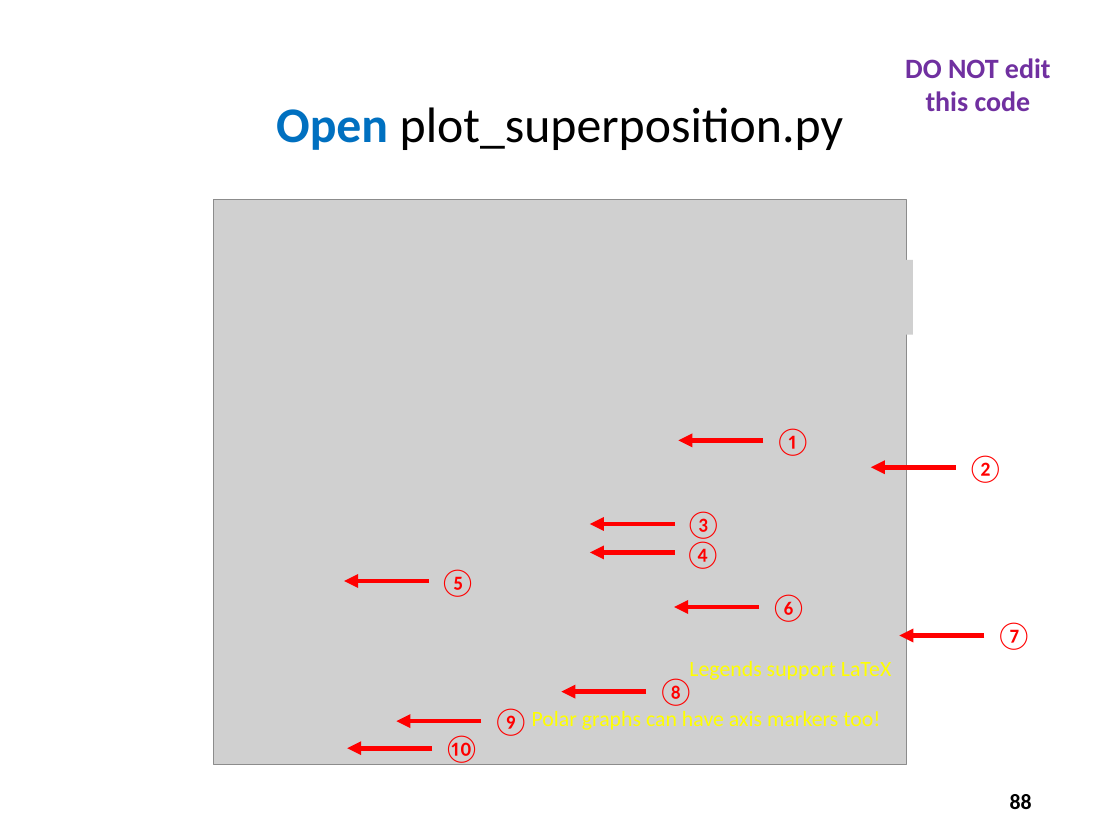
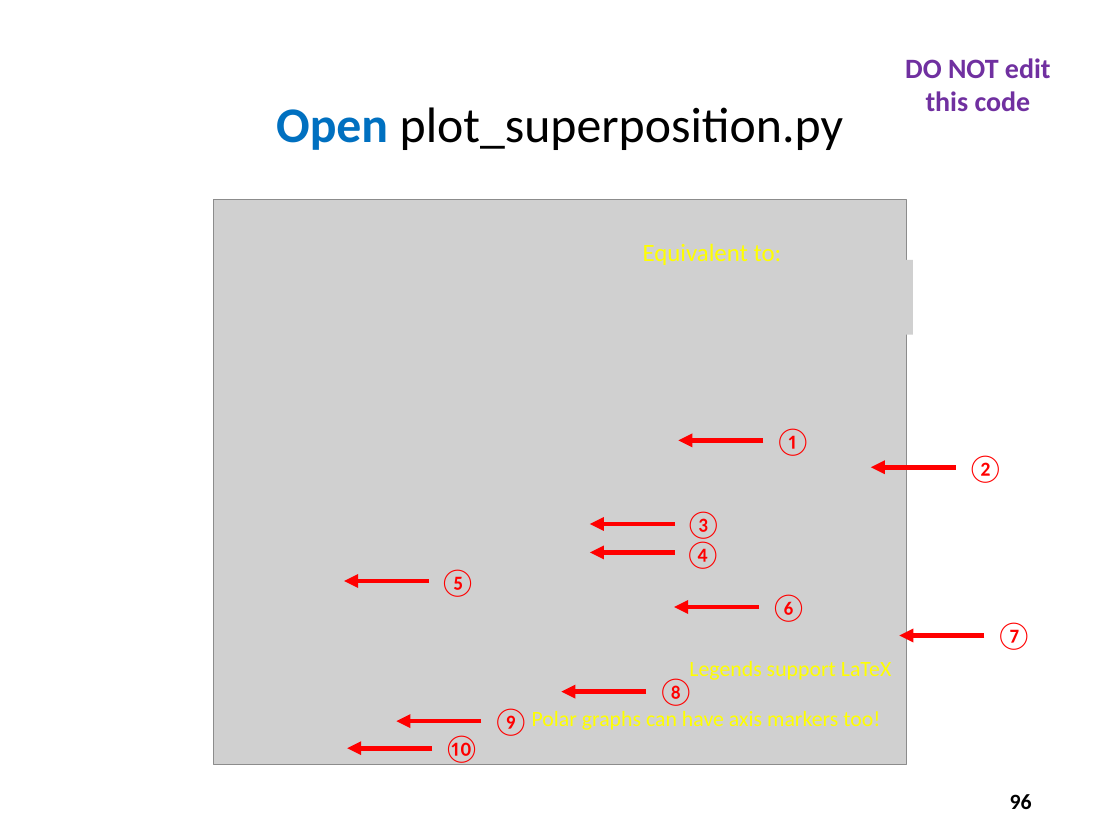
Before and after one commit to dbiersach/scicomp101, a slide deck: slide 96 of Session 07 - Trigonometry and Polar Graphs/Session 07 - Trigonometry and Polar Graphs.pptx (slide 88 before the commit). Drawn at 1120x840 pixels with LibreOffice and Linux fonts; fonts in the diff are those of the drawing; grey boxes stand for pictures. Boxes give left, top, right and bottom in pixels: in the first picture for what was removed or moved away, otherwise in the second. Text is boxed around its words. In the diff, an @@ line names an element or a change of style, - is before the commit and + after.

```diff
--- a/Session 07 - Trigonometry and Polar Graphs/Session 07 - Trigonometry and Polar Graphs.pptx
+++ b/Session 07 - Trigonometry and Polar Graphs/Session 07 - Trigonometry and Polar Graphs.pptx
@@ text added at [643,243,782,265], 16 pt, text #FFFF00 @@
+Equivalent to:
@@ page number at [1010,794,1032,809]: text changed @@
-88
+96
```
Also in this commit, not shown: 17 other slides changed, 9 slides added, 1 slide removed, 1 other file.
